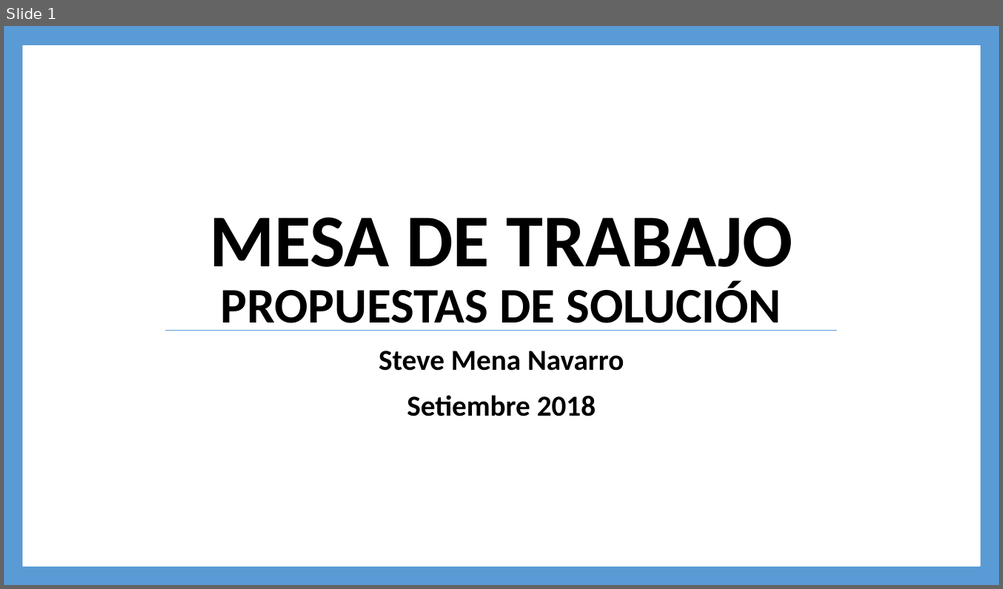
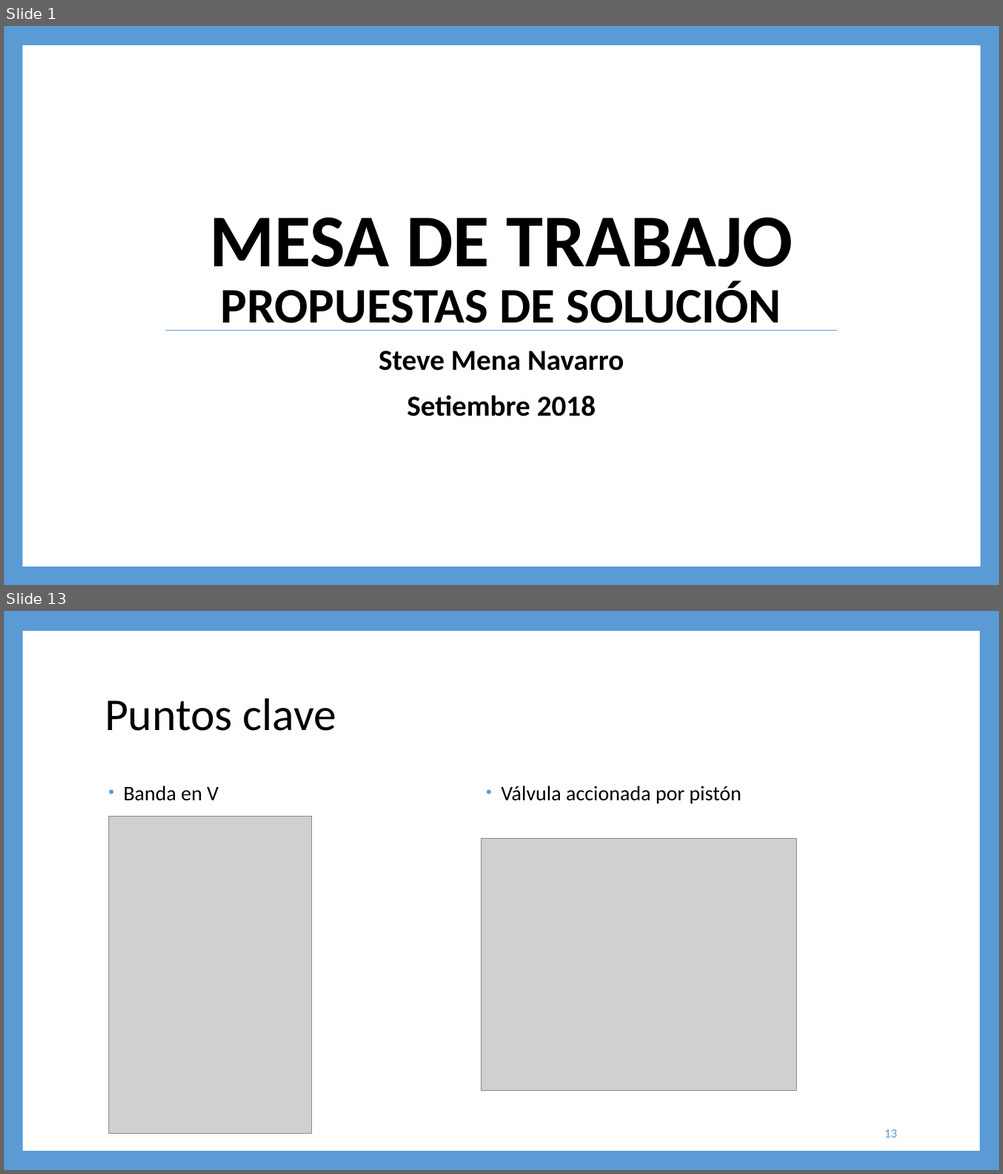
Before and after one commit to steveamena/Graduacion, a slide deck: Documentación/Entregables/Propuestas de solución.pptx. Shown one above the other, each under a label of ours: slide 1 before the commit, slides 1 and 13 after it; the slides between them are not shown. The pictures are 1003x589 and 1003x1174 pixels, drawn with LibreOffice and Linux fonts; fonts in the diff are those of the drawing; grey boxes stand for pictures. Boxes give left, top, right and bottom in pixels: in the first picture for what was removed or moved away, otherwise in the second. Text is boxed around its words. In the diff, an @@ line names an element or a change of style, - is before the commit and + after.

```diff
--- a/Documentación/Entregables/Propuestas de solución.pptx
+++ b/Documentación/Entregables/Propuestas de solución.pptx
@@ slide 13 added at (4, 611, 999, 1170), background #5B9BD5 @@
@@ rectangle added at (22, 631, 979, 1151), fill #FFFFFF @@
@@ title added at (105, 698, 336, 731), 44 pt, text #000000 @@
+Puntos clave
@@ text added at (123, 786, 219, 801), 20 pt, text #000000 @@
+• Banda en V
@@ text added at (501, 786, 741, 804), 20 pt, text #000000 @@
+• Válvula accionada por pistón
@@ picture added at (108, 816, 311, 1134) @@
@@ picture added at (481, 839, 796, 1091) @@
@@ page number added at (884, 1130, 896, 1138), 12 pt, text #5B9BD5 @@
+13
```
Also in this commit, not shown: 7 slides changed, 9 other slides added, 55 other files.
